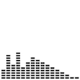
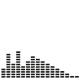
The second w=80, h=80 image is a revision of the first. Changes to its layers:
renamed "Layer 0" to "Calque 4", painted on it over [left=1, top=51, right=80, bottom=80]
painted on "Layer 1" over [left=1, top=51, right=80, bottom=80]
